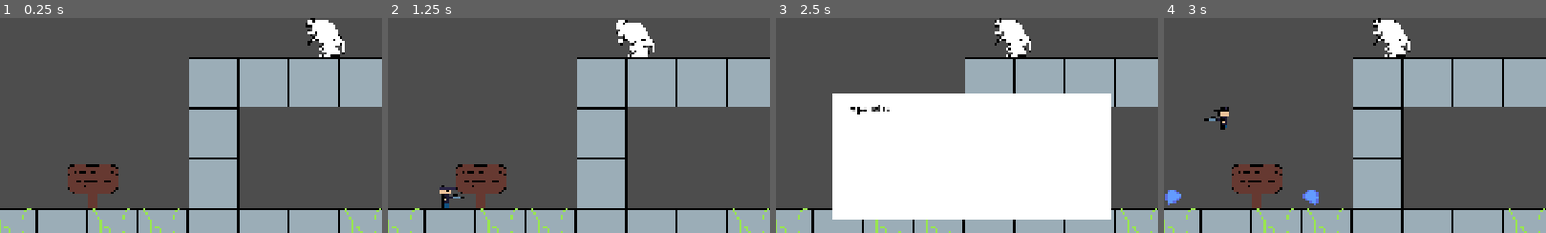
Above: before the commit, frames 1-4 (left to right).
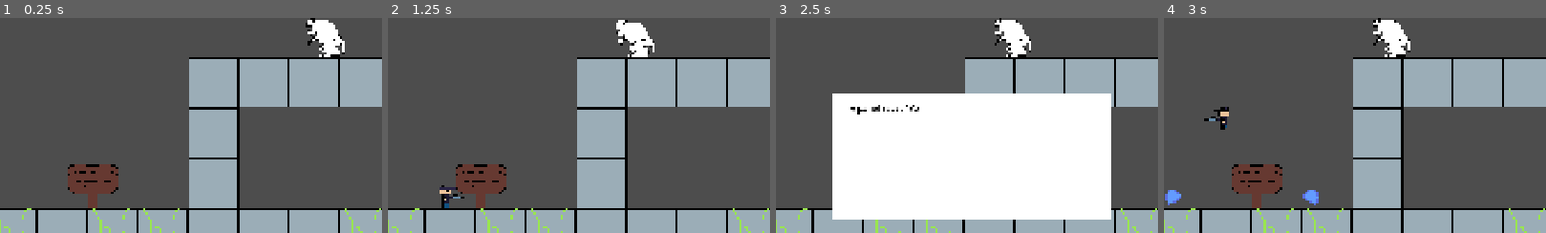
Above: after the commit, the same moments.

Repository: juliolegrandsage/bass_rush
Game: Godot game, scene res://scenes/level_1.tscn
Same seed, same stepped clock (60 frames per second), same inputs: the game is played once before the commit and once after it. This scene is started directly instead of the project's main scene. The engine's default icon, where the game draws it, is replaced by a stand-in: a white triangle on a blue panel in a dark square.
Inputs (mouse positions are % of the whole screen's width and height, from its top left):
- Up to frame 1 (0.25 s): no input
- Up to frame 2 (1.25 s): tap Enter (ui_accept) at 0.5, 0.77 s; move the mouse to (45, 70) at 0.52 s; hold Right (ui_right) from 0.53 s (still down); right-click (45, 70) at 0.6 s
- Up to frame 3 (2.5 s): move the mouse to (80, 65) at 1.27 s; tap X (shoot) at 1.35 s; tap Enter (ui_accept) at 1.52, 2 s; move the mouse to (20, 35) at 2.02 s; release Right (ui_right) at 2.03 s; hold Left (ui_left) from 2.03 s (still down); right-click (20, 35) at 2.1 s
- Up to frame 4 (3 s): keep holding Left (ui_left); tap Enter (ui_accept) at 2.75 s; move the mouse to (55, 50) at 2.77 s; tap X (shoot) at 2.85 s
The pictures show only the part of the screen within x 24-74%, y 50-100%; the shares and areas given below are measured in that part.

Frames 1-2 are identical in both runs. In frame 3, less than 0.1% of the frame differs, in the area x 30-38%, y 40-44%; in frame 4, nothing differs.

Commit message:
added panel

Diff:
--- a/scenes/level_1.tscn
+++ b/scenes/level_1.tscn
@@ -130,6 +130,7 @@
 
 [node name="DialogueManager" parent="CanvasLayer" unique_id=1902451503 instance=ExtResource("6_pa8r4")]
 layer = 10
+wait_time = 0.05
 
 [node name="SpaceCherub" parent="." unique_id=130952627 node_paths=PackedStringArray("player") instance=ExtResource("9_e3sih")]
 position = Vector2(-115, 519)
